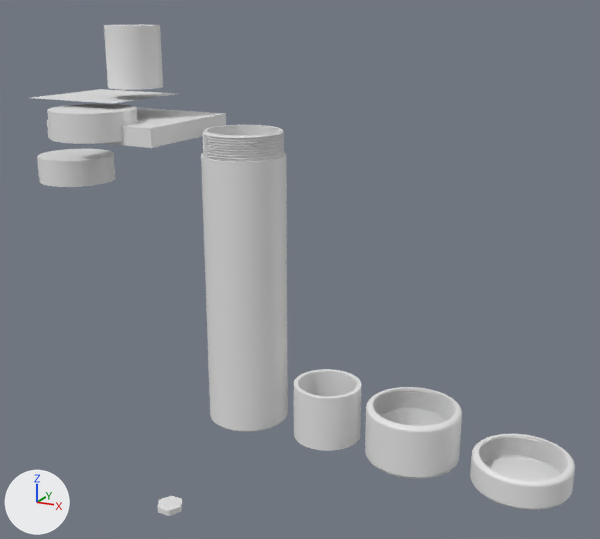
Two versions of the Blender file Enclosure/ogk-v0.1-166x45x3x8.blend, one commit apart.
Both versions are drawn from a 50 mm lens placed at (232.0, -373.0, 143.0), pointed at (4.0, 55.0, -9.0). Lighting does not change. The marker at lower left points along +X, +Y and +Z.
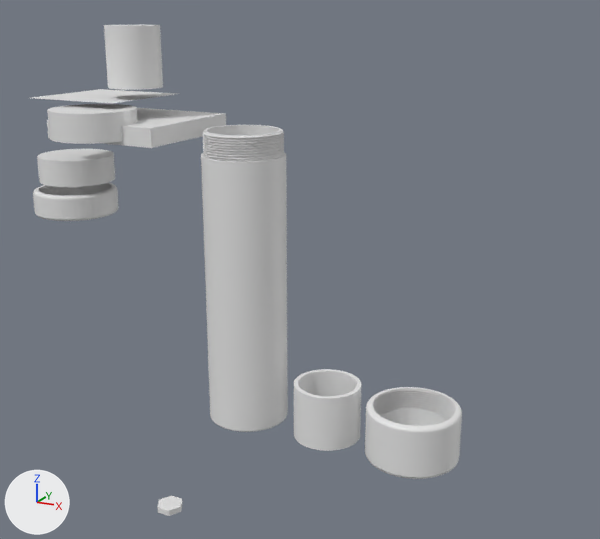
The change in detail:
Object 'Cylinder.003' (ob_cylinder_003) moves from (157.8, 0.0, -75.0) to (-119.8, 0.0, 32.2).

Pixel boxes [x1, y1, x2, y2] of what changed, in the pictures (600 x 539 px):
'Cylinder.003', moved
    before: [470, 434, 575, 510]
    after: [33, 183, 119, 221]
